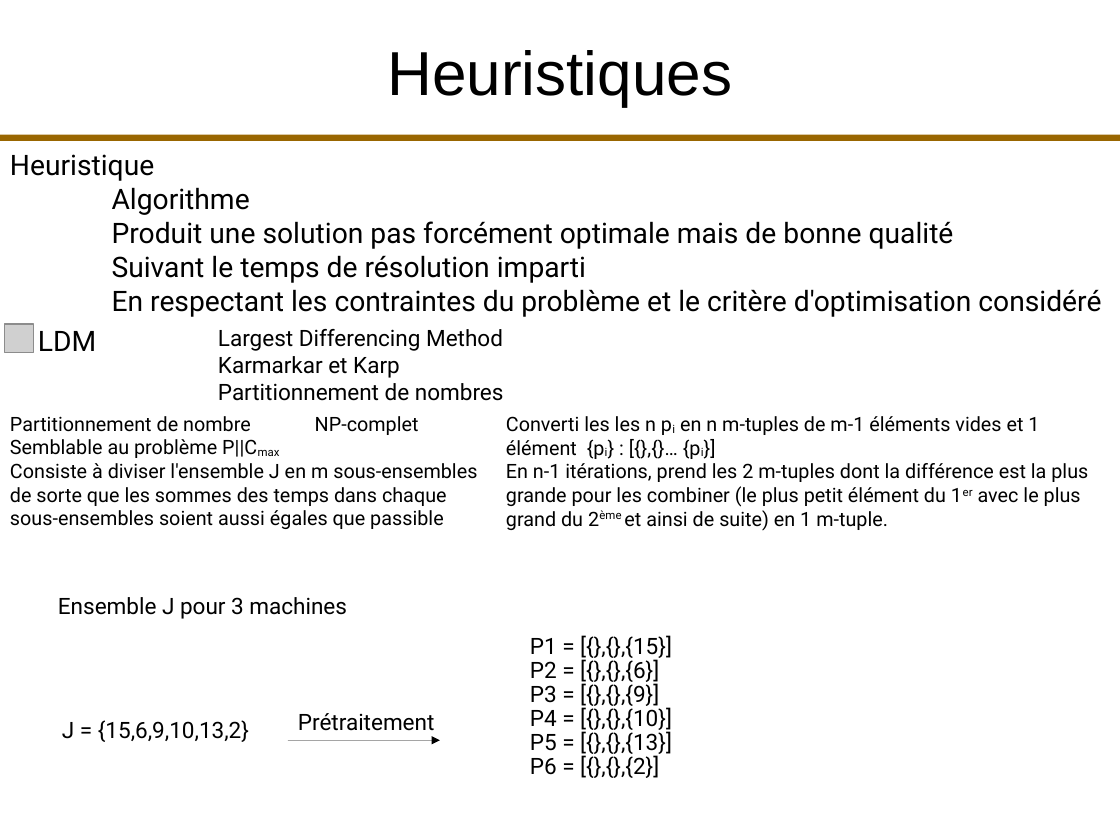
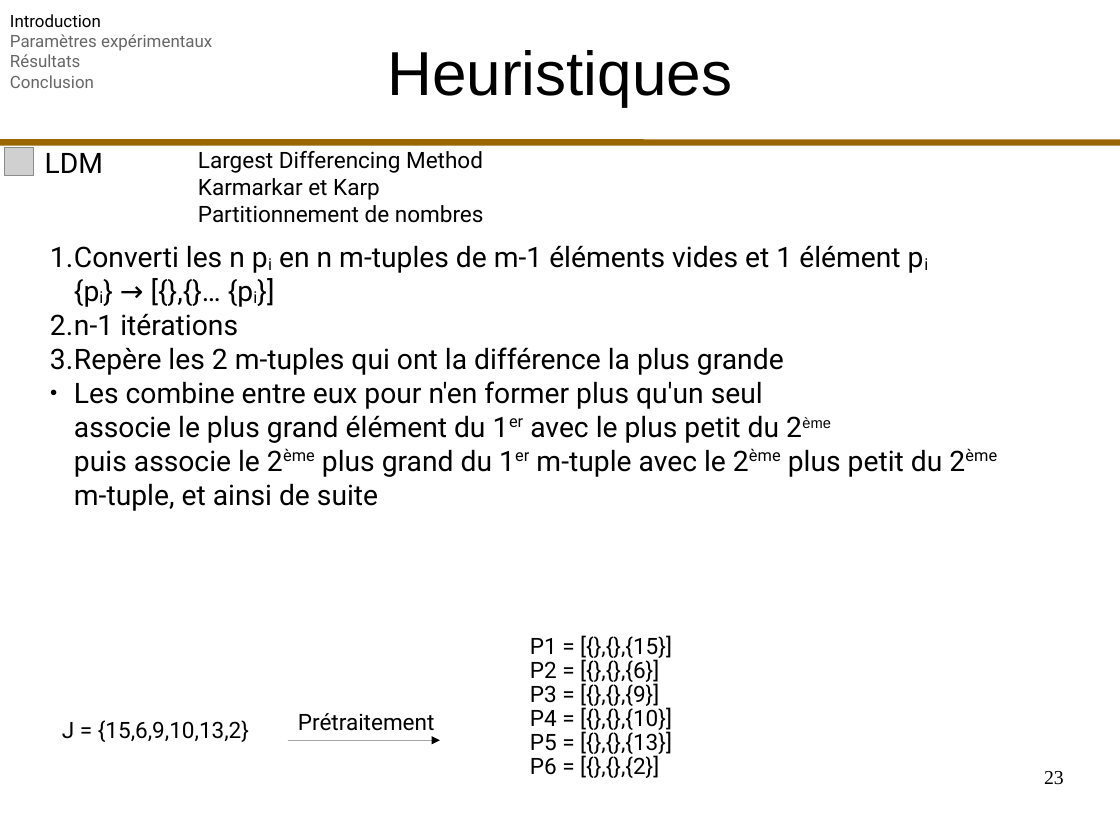
Before and after one commit to fColas68/eprLPT, a slide deck: slide 23 of presentation/presentation.odp (slide 20 before the commit). Drawn at 1120x840 pixels with LibreOffice and Linux fonts; fonts in the diff are those of the drawing; grey boxes stand for pictures. Boxes give left, top, right and bottom in pixels: in the first picture for what was removed or moved away, otherwise in the second. Text is boxed around its words. In the diff, an @@ line names an element or a change of style, - is before the commit and + after.

```diff
--- a/presentation/presentation.odp
+++ b/presentation/presentation.odp
@@ text added at [10,14,212,88], 12 pt, text #666666 @@
+Introduction
+Paramètres expérimentaux
+Résultats
+Conclusion
@@ line moved from (0, 138) - (1120, 138) to (0, 142) - (1120, 142) @@
@@ picture: place and size @@
-picture at [4,324,33,353]
+picture at [4,147,33,176]
@@ text "LDM": place and size @@
-text "LDM" at [38,331,96,351]
+text "LDM" at [45,153,103,173]
@@ text "Largest Differencing Method": place and size @@
-text "Largest Differencing Method" at [218,329,504,401]
+text "Largest Differencing Method" at [198,151,484,223]
@@ text removed at [10,154,1101,317] @@
-Heuristique
-Algorithme
-Produit une solution pas forcément optimale mais de bonne qualité
-Suivant le temps de résolution imparti
-En respectant les contraintes du problème et le critère d'optimisation considéré
@@ text at [50,245,943,511]: text changed; size 14 to 20 pt @@
-Converti les les n pi en n m-tuples de m-1 éléments vides et 1 élément {pi} : [{},{}… {pi}]
-En n-1 itérations, prend les 2 m-tuples dont la différence est la plus grande pour les combiner (le plus petit élément du 1er avec le plus grand du 2ème et ainsi de suite) en 1 m-tuple.
+1. Converti les n pi en n m-tuples de m-1 éléments vides et 1 élément pi
+   {pi} → [{},{}… {pi}]
+2. n-1 itérations
+3. Repère les 2 m-tuples qui ont la différence la plus grande
+● Les combine entre eux pour n'en former plus qu'un seul
+  associe le plus grand élément du 1er avec le plus petit du 2ème
+  puis associe le 2ème plus grand du 1er m-tuple avec le 2ème plus petit du 2ème
+  m-tuple, et ainsi de suite
@@ text removed at [10,416,477,529] @@
-Partitionnement de nombre NP-complet
-Semblable au problème P||Cmax
-Consiste à diviser l'ensemble J en m sous-ensembles de sorte que les sommes des temps dans chaque sous-ensembles soient aussi égales que passible
@@ text removed at [58,597,347,619] @@
-Ensemble J pour 3 machines
@@ page number added at [1044,771,1064,785], 14 pt, text #000000 @@
+23
```
Also in this commit, not shown: 72 other slides changed, 10 slides added, 12 slides removed.
